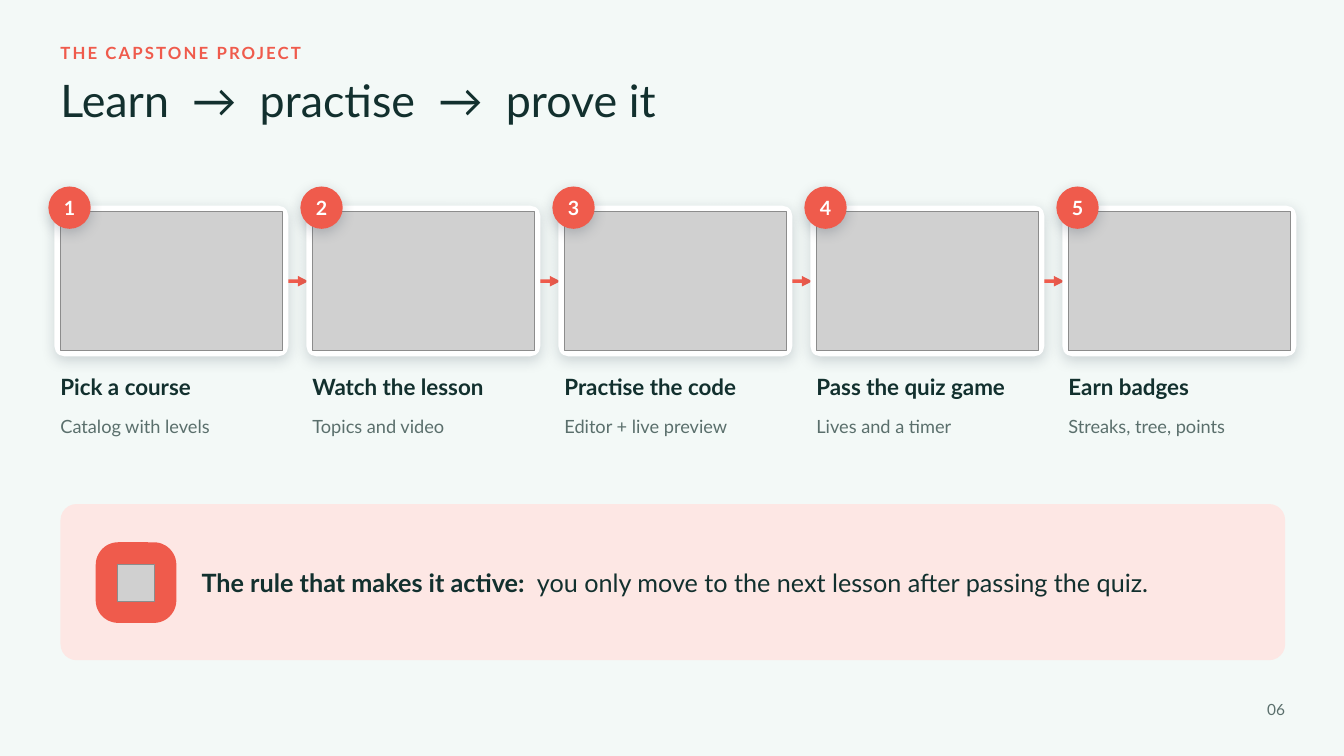
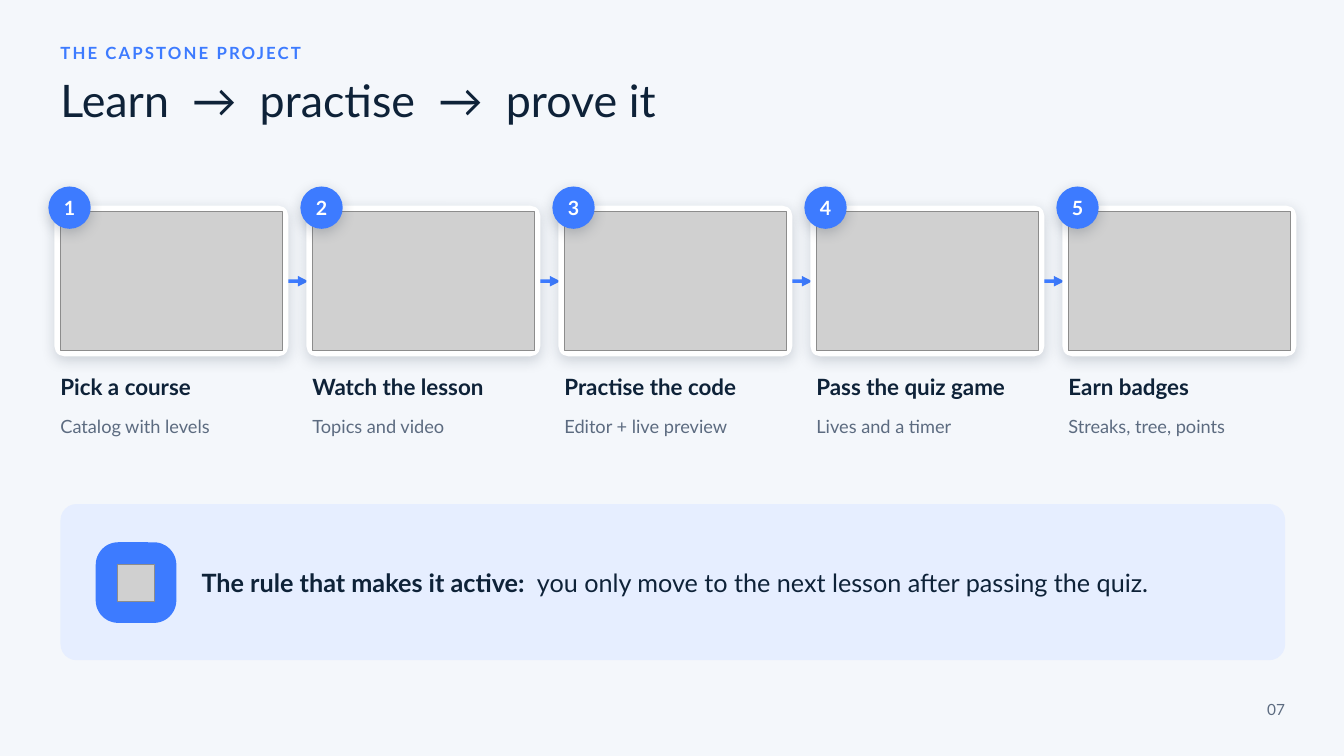
Before and after one commit to Saif-eldin-Ahmed-Helmy/Interactive-Learning-Platform, a slide deck: slide 7 of output/discussion/Maaly-DEPI-Discussion.pptx (slide 6 before the commit). Drawn at 1344x756 pixels with LibreOffice and Linux fonts; fonts in the diff are those of the drawing; grey boxes stand for pictures. Boxes give left, top, right and bottom in pixels: in the first picture for what was removed or moved away, otherwise in the second. Text is boxed around its words. In the diff, an @@ line names an element or a change of style, - is before the commit and + after.

```diff
--- a/output/discussion/Maaly-DEPI-Discussion.pptx
+++ b/output/discussion/Maaly-DEPI-Discussion.pptx
@@ background #F3F9F7 to #F4F7FB @@
@@ text "THE CAPSTONE PROJECT" at <box>60,42,968,73</box>: text colour #EF5B4C to #3D7BFF @@
@@ arrow (288, 281) - (309, 281): stroke #EF5B4C 2.5 pt to #3D7BFF 2.5 pt @@
@@ arrow (540, 281) - (561, 281): stroke #EF5B4C 2.5 pt to #3D7BFF 2.5 pt @@
@@ arrow (792, 281) - (813, 281): stroke #EF5B4C 2.5 pt to #3D7BFF 2.5 pt @@
@@ arrow (1045, 281) - (1065, 281): stroke #EF5B4C 2.5 pt to #3D7BFF 2.5 pt @@
@@ text colour #5A6F6C to #5C6B80 in 5 elements at <box>60,419,210,437</box>, <box>312,419,444,436</box>, <box>564,419,727,436</box>, <box>816,419,951,433</box>, <box>1068,419,1225,436</box> @@
@@ rounded rectangle at <box>60,504,1286,660</box>: fill #FDE7E4 to #E6EEFF @@
@@ text colour #12302E to #0E2238 in 6 elements at <box>60,378,191,395</box>, <box>312,378,484,395</box>, <box>564,378,736,395</box>, <box>816,378,1005,399</box>, <box>1068,378,1189,399</box>, <box>202,573,1149,596</box> @@
@@ fill #EF5B4C to #3D7BFF in 6 elements at <box>48,187,91,229</box>, <box>300,187,343,229</box>, <box>553,187,595,229</box>, <box>805,187,847,229</box>, <box>1057,187,1099,229</box>, <box>96,542,176,623</box> @@
@@ text at <box>1267,704,1285,715</box>: text changed; text colour #5A6F6C to #5C6B80 @@
-06
+07
```
Also in this commit, not shown: 8 other slides changed, 4 slides added, 3 slides removed, 10 other files.
